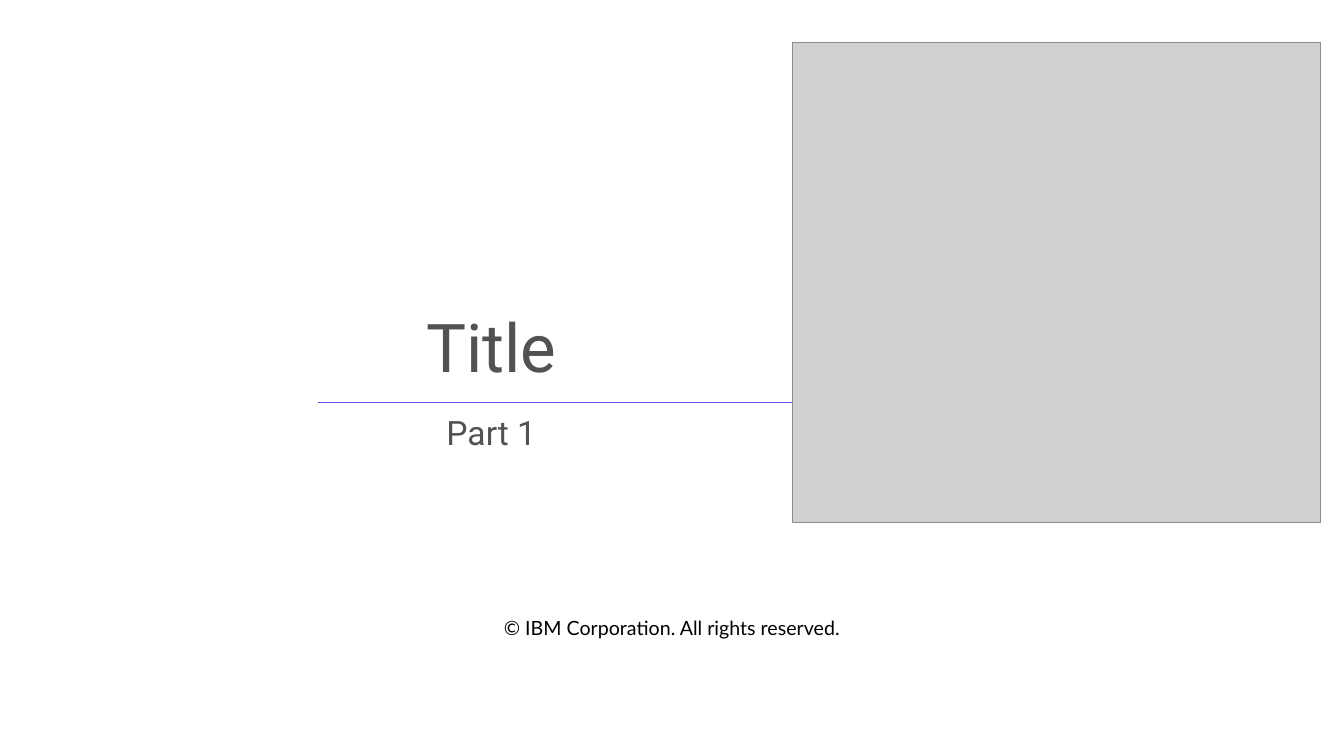
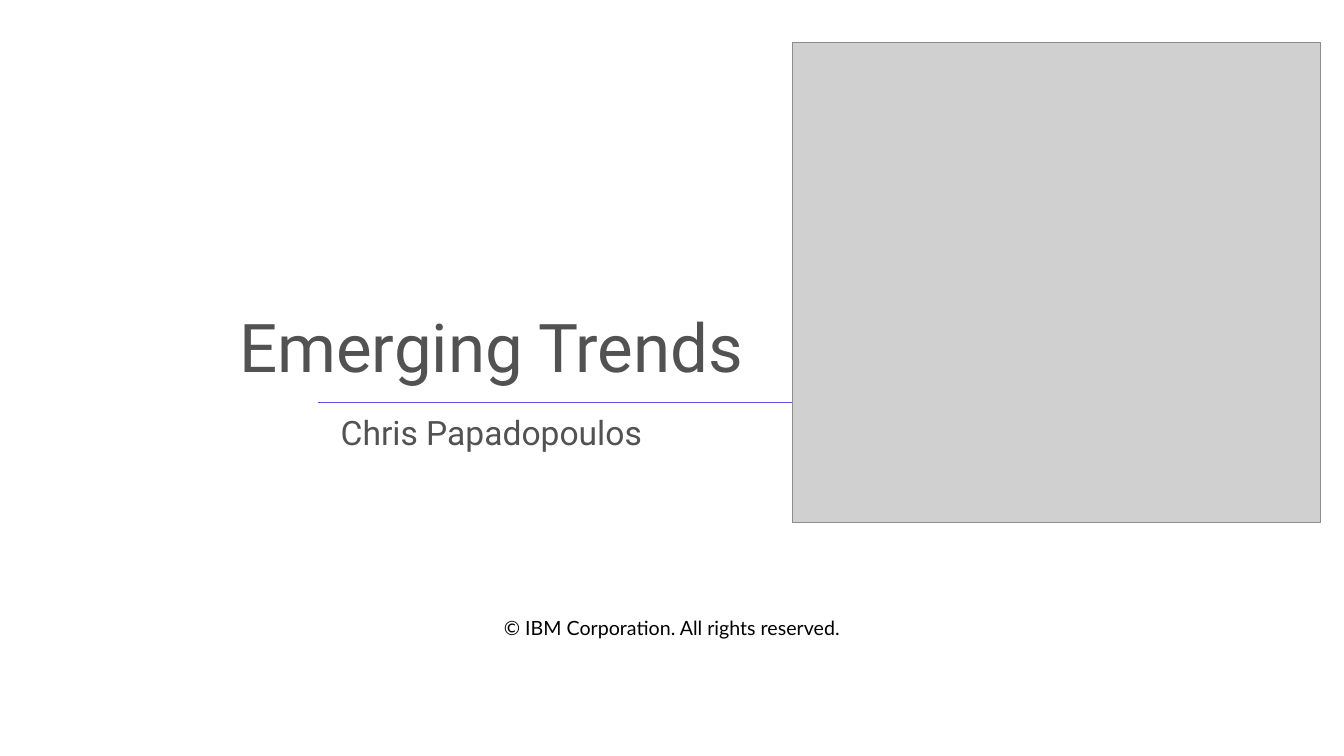
Before and after one commit to popsyacp/IBM-Capstone, a slide deck: slide 1 of M6Capstone-presentation.pptx. Drawn at 1344x756 pixels with LibreOffice and Linux fonts; fonts in the diff are those of the drawing; grey boxes stand for pictures; background and template pictures are left out. Boxes give left, top, right and bottom in pixels: in the first picture for what was removed or moved away, otherwise in the second. Text is boxed around its words. In the diff, an @@ line names an element or a change of style, - is before the commit and + after.

```diff
--- a/M6Capstone-presentation.pptx
+++ b/M6Capstone-presentation.pptx
@@ title at (x1=239, y1=321, x2=743, y2=386): text changed @@
-Title
+Emerging Trends
@@ subtitle at (x1=341, y1=420, x2=642, y2=452): text changed @@
-Part 1
+Chris Papadopoulos
```
Also in this commit, not shown: 7 other slides changed, 11 slides added, 11 slides removed.
